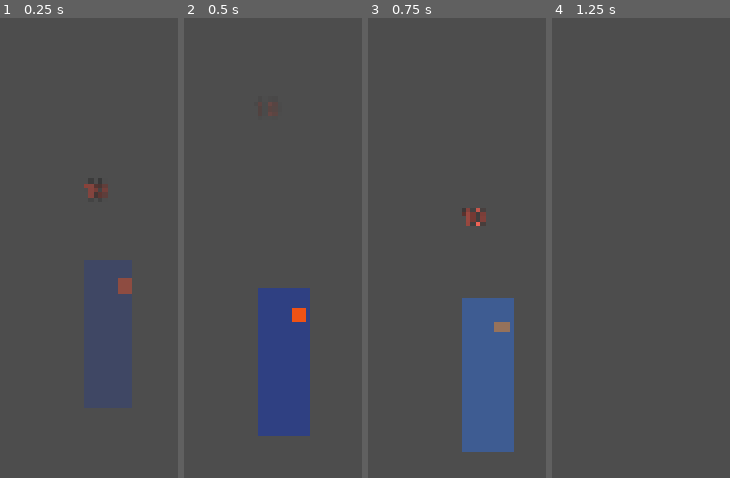
Above: before the commit, frames 1-4 (left to right).
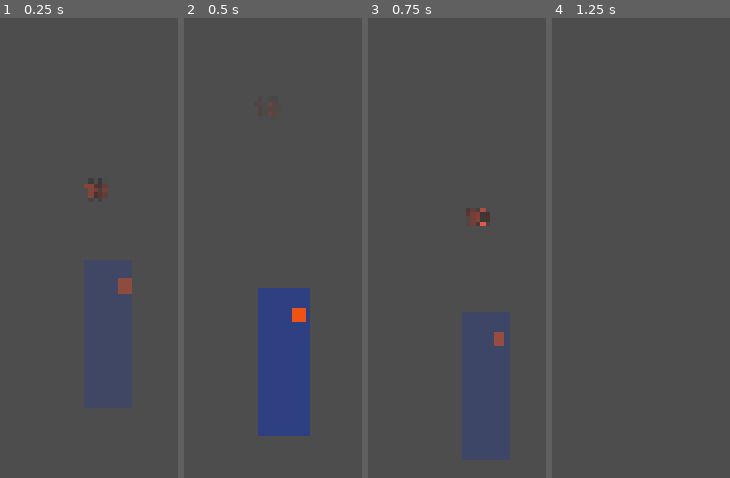
Above: after the commit, the same moments.

Repository: e-fity/self-development-salvation
Game: Godot game, scene res://tests/smoke_test.tscn
Two runs of this game, one before a commit and one after it. Both use one fixed random seed, a clock stepped at 60 frames per second and the inputs below. This scene is started directly instead of the project's main scene.
Inputs (mouse positions are in pixels of both pictures, inside the frame that each line leads up to):
- Up to frame 1 (0.25 s): no input
- Up to frame 2 (0.5 s): no input
- Up to frame 3 (0.75 s): tap Enter (ui_accept) at 0.5 s; move the mouse to (outside the picture) at 0.52 s; hold D (move_right) from 0.53 s (still down); click (outside the picture) at 0.6 s
- Up to frame 4 (1.25 s): keep holding D (move_right); tap Space (jump) at 0.77, 1.07 s; tap Shift (dodge) at 0.8 s

Frames 1-2 are identical in both runs. In frame 3, 11% of the frame differs, in the area x 52-83%, y 41-97%; in frame 4, nothing differs.

Commit message:
feat(game): 落地逆鳞与零点技能、能量条（PRD M2）

Diff:
--- a/game/autoload/game_data.gd
+++ b/game/autoload/game_data.gd
@@ -21,6 +21,13 @@
 	"combo_grace": 0.45,
 	"feedback": {"hurt_knockback": 240.0, "hurt_invuln": 0.5,
 		"respawn_delay": 1.5, "combo_reset": 3.0},
+	"energy": {"max": 100.0, "on_hit": 6.0, "on_kill": 15.0, "on_damage": 10.0},
+	"skill2": {"frames": 10, "startup": 3, "active": 1, "recover": 6,
+		"radius": 120.0, "mult": 1.2, "knockback": 120.0,
+		"cooldown": 10.0, "armor_time": 2.0},
+	"ultimate": {"frames": 24, "startup": 6, "active": 6, "recover": 12,
+		"mult": 4.0, "combo_bonus": 0.005, "combo_bonus_cap": 1.0,
+		"knockback": 160.0, "width": 4800.0, "height": 2400.0},
 	"attacks": [
 		{"startup": 2, "active": 1, "recover": 3, "mult": 1.0, "knockback": 60.0},
 		{"startup": 2, "active": 1, "recover": 3, "mult": 1.0, "knockback": 60.0},
--- a/game/data/player.json
+++ b/game/data/player.json
@@ -19,6 +19,35 @@
     "hurt_invuln": 0.5,
     "respawn_delay": 1.5,
     "combo_reset": 3.0
+  },
+  "energy": {
+    "max": 100.0,
+    "on_hit": 6.0,
+    "on_kill": 15.0,
+    "on_damage": 10.0
+  },
+  "skill2": {
+    "frames": 10,
+    "startup": 3,
+    "active": 1,
+    "recover": 6,
+    "radius": 120.0,
+    "mult": 1.2,
+    "knockback": 120.0,
+    "cooldown": 10.0,
+    "armor_time": 2.0
+  },
+  "ultimate": {
+    "frames": 24,
+    "startup": 6,
+    "active": 6,
+    "recover": 12,
+    "mult": 4.0,
+    "combo_bonus": 0.005,
+    "combo_bonus_cap": 1.0,
+    "knockback": 160.0,
+    "width": 4800.0,
+    "height": 2400.0
   },
   "attacks": [
     {
--- a/game/project.godot
+++ b/game/project.godot
@@ -61,6 +61,16 @@
 "events": [Object(InputEventKey,"resource_local_to_scene":false,"resource_name":"","device":-1,"window_id":0,"alt_press …(190 unchanged characters)…
 ]
 }
+skill2={
+"deadzone": 0.2,
+"events": [Object(InputEventKey,"resource_local_to_scene":false,"resource_name":"","device":-1,"window_id":0,"alt_pressed":false,"shift_pressed":false,"ctrl_pressed":false,"meta_pressed":false,"pressed":false,"keycode":0,"physical_keycode":76,"key_label":0,"unicode":0,"location":0,"echo":false,"script":null)
+]
+}
+ultimate={
+"deadzone": 0.2,
+"events": [Object(InputEventKey,"resource_local_to_scene":false,"resource_name":"","device":-1,"window_id":0,"alt_pressed":false,"shift_pressed":false,"ctrl_pressed":false,"meta_pressed":false,"pressed":false,"keycode":0,"physical_keycode":73,"key_label":0,"unicode":0,"location":0,"echo":false,"script":null)
+]
+}
 dodge={
 "deadzone": 0.2,
 "events": [Object(InputEventKey,"resource_local_to_scene":false,"resource_name":"","device":-1,"window_id":0,"alt_press …(195 unchanged characters)…
--- a/game/scenes/combat/rect_query.gd
+++ b/game/scenes/combat/rect_query.gd
@@ -1,16 +1,22 @@
 class_name RectQuery
 extends RefCounted
-## 可复用的矩形范围查询：shape / query 只在构造时建一次，之后改尺寸和位置就行
-## 木桩和 Boss 的「身前一盒」判定共用这一份，避免在物理帧里反复 new
+## 可复用的范围查询：shape / query 只在构造时建一次，之后改尺寸和位置就行
+## 木桩和 Boss 的「身前一盒」判定用矩形；逆鳞的圆形范围用 circle_bodies
 
 var shape := RectangleShape2D.new()
 var query := PhysicsShapeQueryParameters2D.new()
+
+var _circle := CircleShape2D.new()
+var _circle_query := PhysicsShapeQueryParameters2D.new()
 
 
 func _init() -> void:
 	query.shape = shape
 	query.collide_with_areas = false
 	query.collide_with_bodies = true
+	_circle_query.shape = _circle
+	_circle_query.collide_with_areas = false
+	_circle_query.collide_with_bodies = true
 
 
 ## 以 center 为中心、size 为尺寸查一次物理空间，返回命中的节点
@@ -19,8 +25,21 @@
 	shape.size = size
 	query.transform = Transform2D(0.0, center)
 	query.collision_mask = mask
+	return _colliders(space.intersect_shape(query, max_results))
+
+
+## 以 center 为圆心、radius 为半径查一次，返回命中的节点
+func circle_bodies(space: PhysicsDirectSpaceState2D, center: Vector2, radius: float,
+		mask: int, max_results := 8) -> Array[Node]:
+	_circle.radius = radius
+	_circle_query.transform = Transform2D(0.0, center)
+	_circle_query.collision_mask = mask
+	return _colliders(space.intersect_shape(_circle_query, max_results))
+
+
+func _colliders(hits: Array[Dictionary]) -> Array[Node]:
 	var out: Array[Node] = []
-	for hit in space.intersect_shape(query, max_results):
+	for hit in hits:
 		var node := hit.get("collider") as Node
 		if node != null:
 			out.append(node)
--- a/game/scenes/levels/level.gd
+++ b/game/scenes/levels/level.gd
@@ -66,7 +66,9 @@
 		print("[检查点] 记录 x=%.0f" % respawn_point.x)
 		if _taken >= checkpoints.size():
 			player.hp = player.max_hp
-			print("[神龛] 血已回满")
+			if "energy" in player:
+				player.energy = player.max_energy
+			print("[神龛] 血与能量已回满")
 
 
 func _track_boss() -> void:
--- a/game/scenes/player/player.gd
+++ b/game/scenes/player/player.gd
@@ -1,6 +1,6 @@
 extends CharacterBody2D
-## 「蓝橙」：移动 / 跳跃 / 三连击 / 闪避 / 橙闪（灰盒）
-## 参数：PRD 6.2（移动）· 5.3（帧数据）· 4.3 / 4.5（无敌帧规则）
+## 「蓝橙」：移动 / 跳跃 / 三连击 / 闪避 / 橙闪 / 逆鳞 / 零点（灰盒）
+## 参数：PRD 4.3（帧数据）· 4.5（能量/无敌/霸体）· 5.2（技能）
 
 # ---------------- 数值（来自 data/player.json，Data 负责合并默认值） ----------------
 var fps := 15.0
@@ -42,19 +42,52 @@
 var respawn_delay := 1.5
 var combo_reset_time := 3.0
 
+# 能量（PRD 4.5：命中 +6、击杀 +15、受击 −10，上限 100）
+var max_energy := 100.0
+var energy_on_hit := 6.0
+var energy_on_kill := 15.0
+var energy_on_damage := 10.0
+
+# 逆鳞（L）：10 帧，1–3 起手 / 4 判定 / 5–10 收招，半径 120，10s 冷却，2s 霸体
+var skill2_frames := 10
+var skill2_startup := 3
+var skill2_active := 1
+var skill2_recover := 6
+var skill2_radius := 120.0
+var skill2_mult := 1.2
+var skill2_knockback := 120.0
+var skill2_cooldown := 10.0
+var skill2_armor := 2.0
+
+# 零点（I）：24 帧，1–6 起手 / 7–12 判定+无敌 / 13–24 收招，倍率 4.0 + 连击加成
+var ult_frames := 24
+var ult_startup := 6
+var ult_active := 6
+var ult_recover := 12
+var ult_mult := 4.0
+var ult_combo_bonus := 0.005
+var ult_combo_cap := 1.0
+var ult_knockback := 160.0
+var ult_width := 4800.0
+var ult_height := 2400.0
+
 @export var attack_power := 12.0        # PRD：ATK 初始 12
 @export var hitbox_size := Vector2(100, 130)
 @export var hitbox_offset := Vector2(55, -90)
 
-enum State { IDLE, ATTACK, DODGE, DASH, DEAD }
-const STATE_NAMES := ["待机", "攻击", "闪避", "橙闪", "死亡"]
-
-# 调试面板读这两个
+enum State { IDLE, ATTACK, DODGE, DASH, SKILL2, ULTIMATE, DEAD }
+const STATE_NAMES := ["待机", "攻击", "闪避", "橙闪", "逆鳞", "零点", "死亡"]
+
+# 调试面板读这几个
 var dodge_cd := 0.0
 var dash_cd := 0.0
+var skill2_cd := 0.0
 
 var state: State = State.IDLE
 var invulnerable := false
+
+# 能量（0–max_energy）；零点在判定帧一次性清空
+var energy := 0.0
 
 # 生命
 var max_hp := 100.0
@@ -92,7 +125,10 @@
 var _knock := 0.0
 var _was_on_floor := true        # 受击击退的横向速度，逐帧衰减
 
-var _hit_shape := RectangleShape2D.new()
+## 霸体剩余时间：逆鳞期间受击不打断、不被击退，伤害 ×0.8（PRD 4.5）
+var _super_armor := 0.0
+var _ult_mult := 0.0
+var _rect := RectQuery.new()
 
 const ART_IDLE := "res://art/player/idle.png"
 const ART_HEIGHT := 180.0
@@ -103,7 +139,6 @@
 
 func _ready() -> void:
 	_load_data()
-	_hit_shape.size = hitbox_size
 	slash.visible = false
 	_apply_art()
 
@@ -188,12 +223,44 @@
 	dash_mult = Data.num(ds, "mult", dash_mult)
 	dash_knockback = Data.num(ds, "knockback", dash_knockback)
 
+	var en: Dictionary = d.get("energy", {})
+	max_energy = Data.num(en, "max", max_energy)
+	energy_on_hit = Data.num(en, "on_hit", energy_on_hit)
+	energy_on_kill = Data.num(en, "on_kill", energy_on_kill)
+	energy_on_damage = Data.num(en, "on_damage", energy_on_damage)
+	energy = 0.0
+
+	var s2: Dictionary = d.get("skill2", {})
+	skill2_frames = int(Data.num(s2, "frames", float(skill2_frames)))
+	skill2_startup = int(Data.num(s2, "startup", float(skill2_startup)))
+	skill2_active = int(Data.num(s2, "active", float(skill2_active)))
+	skill2_recover = int(Data.num(s2, "recover", float(skill2_recover)))
+	skill2_radius = Data.num(s2, "radius", skill2_radius)
+	skill2_mult = Data.num(s2, "mult", skill2_mult)
+	skill2_knockback = Data.num(s2, "knockback", skill2_knockback)
+	skill2_cooldown = Data.num(s2, "cooldown", skill2_cooldown)
+	skill2_armor = Data.num(s2, "armor_time", skill2_armor)
+
+	var ul: Dictionary = d.get("ultimate", {})
+	ult_frames = int(Data.num(ul, "frames", float(ult_frames)))
+	ult_startup = int(Data.num(ul, "startup", float(ult_startup)))
+	ult_active = int(Data.num(ul, "active", float(ult_active)))
+	ult_recover = int(Data.num(ul, "recover", float(ult_recover)))
+	ult_mult = Data.num(ul, "mult", ult_mult)
+	ult_combo_bonus = Data.num(ul, "combo_bonus", ult_combo_bonus)
+	ult_combo_cap = Data.num(ul, "combo_bonus_cap", ult_combo_cap)
+	ult_knockback = Data.num(ul, "knockback", ult_knockback)
+	ult_width = Data.num(ul, "width", ult_width)
+	ult_height = Data.num(ul, "height", ult_height)
+
 	_jumps_left = max_jumps
 
 
 func _physics_process(delta: float) -> void:
 	dodge_cd = maxf(0.0, dodge_cd - delta)
 	dash_cd = maxf(0.0, dash_cd - delta)
+	skill2_cd = maxf(0.0, skill2_cd - delta)
+	_super_armor = maxf(0.0, _super_armor - delta)
 
 	# 受击后的短暂无敌 + 闪烁（死亡动画期间不抢 visual.modulate）
 	if _hurt_invuln > 0.0 and not _dead:
@@ -216,6 +283,10 @@
 			_process_dodge(delta)
 		State.DASH:
 			_process_dash(delta)
+		State.SKILL2:
+			_process_skill2(delta)
+		State.ULTIMATE:
+			_process_ultimate(delta)
 		State.DEAD:
 			pass
 		_:
@@ -254,19 +325,32 @@
 func take_damage(amount: float, from_dir: int) -> void:
 	if _dead or invulnerable or _hurt_invuln > 0.0:
 		return
-	hp = maxf(0.0, hp - amount)
+	var dmg := amount
+	if _super_armor > 0.0:
+		dmg *= 0.8                     # 霸体：照常受伤但 ×0.8（PRD 4.5）
+	hp = maxf(0.0, hp - dmg)
 	hits_taken += 1
 	_hurt_invuln = hurt_invuln_time
-	# 击退不能直接写 velocity.x——_process_move 每帧都会覆盖它，会变成 0
-	_knock = from_dir * hurt_knockback
-	Fx.impact(amount, false)   # 挨打也要有停顿和震屏，音效下面单独播
+	_gain_energy(-energy_on_damage)
+
+	# 霸体期间不打断动作、不被击退，只掉血
+	if _super_armor <= 0.0:
+		# 击退不能直接写 velocity.x——_process_move 每帧都会覆盖它，会变成 0
+		_knock = from_dir * hurt_knockback
+		if state == State.ATTACK or state == State.SKILL2 or state == State.ULTIMATE:
+			_end_action()
+
+	Fx.impact(dmg, false)   # 挨打也要有停顿和震屏，音效下面单独播
 	Audio.play_varied("hurt", -2.0)
-	Fx.damage_number(global_position + Vector2(0, -230), amount, Color(1.0, 0.42, 0.36))
-	if state == State.ATTACK:
-		_end_action()
+	Fx.damage_number(global_position + Vector2(0, -230), dmg, Color(1.0, 0.42, 0.36))
 
 	if hp <= 0.0:
 		_die()
+
+
+## 能量增减统一入口：命中/击杀加、受击减，永远夹在 0–max 之间
+func _gain_energy(amount: float) -> void:
+	energy = clampf(energy + amount, 0.0, max_energy)
 
 
 func is_dead() -> bool:
@@ -295,9 +379,11 @@
 		pos = level.respawn_point
 	global_position = pos
 	hp = max_hp
+	energy = 0.0
 	_dead = false
 	state = State.IDLE
 	velocity = Vector2.ZERO
+	_super_armor = 0.0
 	visual.modulate = Color.WHITE
 	_hurt_invuln = 1.0
 	print("[玩家] 已重生，HP %.0f" % hp)
@@ -345,11 +431,15 @@
 		if _grace <= 0.0:
 			_combo_next = 0
 
-	# 优先级：闪避 > 橙闪 > 普攻（地面是三连，空中是跳攻，最多 2 段）
+	# 优先级：闪避 > 橙闪 > 逆鳞 > 零点 > 普攻（地面三连，空中跳攻最多 2 段）
 	if Input.is_action_just_pressed("dodge") and dodge_cd <= 0.0 and is_on_floor():
 		_start_dodge(_input_dir())
 	elif Input.is_action_just_pressed("skill1") and dash_cd <= 0.0:
 		_start_dash()
+	elif Input.is_action_just_pressed("skill2") and skill2_cd <= 0.0 and is_on_floor():
+		_start_skill2()
+	elif Input.is_action_just_pressed("ultimate") and energy >= max_energy and is_on_floor():
+		_start_ultimate()
 	elif _attack_pressed():
 		if is_on_floor():
 			_start_attack(_combo_next)
@@ -521,6 +611,89 @@
 	move_and_slide()
 
 
+# ---------------- 逆鳞（L） ----------------
+func _start_skill2() -> void:
+	state = State.SKILL2
+	_state_time = 0.0
+	_hit_done = false
+	_hit_ids.clear()
+	velocity.x = 0.0
+	slash.visible = false
+	_super_armor = skill2_armor      # 2 秒霸体：起手即生效
+	Audio.play_varied("swing_heavy", -5.0, 0.9)
+
+
+func _process_skill2(delta: float) -> void:
+	_state_time += delta
+	if not is_on_floor():
+		velocity.y += gravity * delta
+
+	var active_from := float(skill2_startup) / fps
+	var active_to := float(skill2_startup + skill2_active) / fps
+	var in_active := _state_time >= active_from and _state_time < active_to
+
+	if in_active and not _hit_done:
+		_hit_done = true
+		# 判定帧才消耗冷却：起手被打断不产生伤害，也不该进 CD（PRD 4.3 硬规则 3）
+		skill2_cd = skill2_cooldown
+		_hit_circle(skill2_mult, skill2_knockback, global_position, skill2_radius)
+		Audio.play("hit_heavy", -4.0, 0.9)
+		Fx.impact(14.0)
+
+	slash.visible = in_active
+
+	# 第 8 帧起可接闪避（PRD 4.3）
+	if _state_time >= float(8) / fps and Input.is_action_just_pressed("dodge") \
+			and dodge_cd <= 0.0 and is_on_floor():
+		_start_dodge(_input_dir())
+		return
+
+	if _state_time >= float(skill2_frames) / fps:
+		_end_action()
+
+	move_and_slide()
+
+
+# ---------------- 零点（I） ----------------
+func _start_ultimate() -> void:
+	state = State.ULTIMATE
+	_state_time = 0.0
+	_hit_done = false
+	_hit_ids.clear()
+	_ult_mult = ult_mult
+	velocity.x = 0.0
+	slash.visible = false
+	Audio.play_varied("swing_heavy", -2.0, 0.7)
+
+
+func _process_ultimate(delta: float) -> void:
+	_state_time += delta
+	if not is_on_floor():
+		velocity.y += gravity * delta
+
+	var active_from := float(ult_startup) / fps
+	var active_to := float(ult_startup + ult_active) / fps
+	var in_active := _state_time >= active_from and _state_time < active_to
+	invulnerable = in_active           # 7–12 帧无敌（PRD 4.3 / 4.5）
+	_apply_visual_alpha()
+
+	if in_active and not _hit_done:
+		_hit_done = true
+		var bonus := minf(float(combo) * ult_combo_bonus, ult_combo_cap)
+		_ult_mult = ult_mult * (1.0 + bonus)
+		_hit_rect(_ult_mult, ult_knockback, global_position, Vector2(ult_width, ult_height), 64)
+		energy = 0.0                   # 判定帧清空能量；放在命中之后，避免把这一刀的 +6 又收回来
+		Audio.play("hit_heavy", -2.0, 0.7)
+		Fx.impact(40.0)
+
+	slash.visible = in_active
+
+	if _state_time >= float(ult_frames) / fps:
+		_end_action()
+
+	move_and_slide()
+
+
 # ---------------- 公共 ----------------
 func _end_action() -> void:
 	state = State.IDLE
@@ -540,20 +713,29 @@
 
 
 func _do_hit(mult: float, knockback: float, offset: Vector2) -> void:
-	var space := get_world_2d().direct_space_state
-	var query := PhysicsShapeQueryParameters2D.new()
-	query.shape = _hit_shape
-	query.transform = Transform2D(0.0, global_position + Vector2(offset.x * _facing, offset.y))
-	query.collision_mask = 2
-	query.exclude = [get_rid()]
-
-	var hits := space.intersect_shape(query, 8)
+	var center := global_position + Vector2(offset.x * _facing, offset.y)
+	_hit_rect(mult, knockback, center, hitbox_size)
+
+
+## 矩形判定：普攻 / 跳攻 / 橙闪 / 零点
+func _hit_rect(mult: float, knockback: float, center: Vector2, size: Vector2,
+		max_targets := 8) -> void:
+	var targets := _rect.bodies(get_world_2d().direct_space_state, center, size, 2, max_targets)
+	_apply_hits(targets, mult, knockback)
+
+
+## 圆形判定：逆鳞（半径 120）
+func _hit_circle(mult: float, knockback: float, center: Vector2, radius: float) -> void:
+	var targets := _rect.circle_bodies(get_world_2d().direct_space_state, center, radius, 2, 12)
+	_apply_hits(targets, mult, knockback)
+
+
+func _apply_hits(targets: Array[Node], mult: float, knockback: float) -> void:
 	var hit_any := false
 	var biggest := 0.0
 
-	for h in hits:
-		var body = h["collider"]
-		if body == null or not body.has_method("take_hit"):
+	for body in targets:
+		if not body.has_method("take_hit"):
 			continue
 		# 同一次动作对同一目标只结算一次
 		if _hit_ids.has(body.get_instance_id()):
@@ -564,6 +746,9 @@
 		var dmg := _damage_against(mult, body)
 		body.take_hit(dmg, _facing, knockback)
 		Fx.damage_number(body.global_position + Vector2(0, -215), dmg)
+		_gain_energy(energy_on_hit)
+		if bool(body.get("_dead")):
+			_gain_energy(energy_on_kill)
 		hit_any = true
 		biggest = maxf(biggest, dmg)
 
--- a/game/scenes/ui/hud.gd
+++ b/game/scenes/ui/hud.gd
@@ -7,6 +7,8 @@
 var _player: Node
 var _fill: ColorRect
 var _label: Label
+var _energy_fill: ColorRect
+var _skill_label: Label
 
 var _boss_bar: ColorRect
 var _boss_bg: ColorRect
@@ -38,6 +40,28 @@
 	_label.add_theme_font_size_override("font_size", 20)
 	_label.add_theme_color_override("font_color", Color(0.9, 0.93, 1.0))
 	add_child(_label)
+
+	# 能量条：血条正下方，橙黄；满能量时零点可用
+	var eb := ColorRect.new()
+	eb.position = Vector2(24, 92)
+	eb.size = Vector2(BAR_W + 6, 16)
+	eb.color = Color(0.04, 0.05, 0.07, 0.85)
+	add_child(eb)
+
+	_energy_fill = ColorRect.new()
+	_energy_fill.position = Vector2(27, 95)
+	_energy_fill.size = Vector2(0, 10)
+	_energy_fill.color = Color(0.95, 0.62, 0.18)
+	add_child(_energy_fill)
+
+	# 右下角：逆鳞冷却 / 零点能量状态（PRD 战斗 HUD）
+	_skill_label = Label.new()
+	_skill_label.position = Vector2(1360, 1000)
+	_skill_label.size = Vector2(520, 40)
+	_skill_label.horizontal_alignment = HORIZONTAL_ALIGNMENT_RIGHT
+	_skill_label.add_theme_font_size_override("font_size", 22)
+	_skill_label.add_theme_color_override("font_color", Color(0.92, 0.94, 1.0))
+	add_child(_skill_label)
 
 	# Boss 血条（屏幕上方居中）
 	_boss_bg = ColorRect.new()
@@ -88,6 +112,19 @@
 		_fill.size.x = BAR_W * ratio
 		_label.text = "HP  %d / %d" % [int(ceil(_player.hp)), int(_player.max_hp)]
 
+		var max_energy: float = _player.max_energy if "max_energy" in _player else 100.0
+		var energy: float = _player.energy if "energy" in _player else 0.0
+		_energy_fill.size.x = BAR_W * clampf(energy / maxf(max_energy, 1.0), 0.0, 1.0)
+		var ready := energy >= max_energy
+		var cd: float = _player.skill2_cd if "skill2_cd" in _player else 0.0
+		_skill_label.text = "L 逆鳞 %s    ·    I 零点 %s" % [
+			"就绪" if cd <= 0.0 else "%.1fs" % cd,
+			"就绪" if ready else "%.0f%%" % (energy / maxf(max_energy, 1.0) * 100.0),
+		]
+		_skill_label.add_theme_color_override(
+			"font_color", Color(1.0, 0.86, 0.4) if ready else Color(0.92, 0.94, 1.0)
+		)
+
 		if _player.combo >= 2:
 			_combo_label.visible = true
 			_combo_label.text = "%d 连击" % _player.combo
--- a/game/scenes/ui/tutorial.gd
+++ b/game/scenes/ui/tutorial.gd
@@ -67,7 +67,7 @@
 	if x > HINT_DODGE_X:
 		_hint("dodge", "Shift 闪避 · 前 3 帧无敌")
 	if x > HINT_SKILL_X:
-		_hint("skills", "K 橙闪突进 · 冲刺帧带无敌，可以穿过攻击")
+		_hint("skills", "K 橙闪突进 · L 逆鳞范围击退 · I 能量满时放零点")
 	if int(_player.get("hits_taken")) > 0:
 		_hint("hurt", "被击中后有一小段无敌时间——先拉开，再反击")
 	# Boss 提示按距离触发，不能按「场景里有没有 Boss」——Boss 一开局就在场景里
--- a/game/tests/smoke_test.gd
+++ b/game/tests/smoke_test.gd
@@ -63,6 +63,9 @@
 	_check(Data.boss.has("combo"), "boss.json 含 combo")
 	_check_eq(Data.player["attacks"].size(), 3, "玩家三段普攻")
 	_check_eq(Data.num(Data.enemies["melee"], "attack_range", 0.0), 70.0, "木桩攻击距离取自 JSON")
+	_check_eq(Data.num(Data.player["energy"], "max", 0.0), 100.0, "能量上限取自 JSON")
+	_check_eq(Data.num(Data.player["skill2"], "cooldown", 0.0), 10.0, "逆鳞冷却取自 JSON")
+	_check_eq(Data.num(Data.player["ultimate"], "mult", 0.0), 4.0, "零点倍率取自 JSON")
 
 	# 类型兜底：字符串不该被当成数字
 	_check_eq(Data.num({"v": "坏值"}, "v", 5.0), 5.0, "num() 拒绝字符串")
@@ -196,10 +199,20 @@
 	_check_eq(float(player.hp), float(player.max_hp), "初始满血")
 	_check_eq(float(player.hurt_knockback), 240.0, "feedback 击退取自 player.json")
 	_check_eq(float(player.combo_reset_time), 3.0, "feedback 连击窗口取自 player.json")
+	_check_eq(float(player.skill2_cooldown), 10.0, "逆鳞冷却取自 player.json")
+	_check_eq(float(player.ult_mult), 4.0, "零点倍率取自 player.json")
+
+	# 能量：初始 0、命中 +6、上限 100、受击 −10（PRD 4.5）
+	_check_eq(float(player.energy), 0.0, "初始能量为 0")
+	player.call("_gain_energy", 6.0)
+	_check_eq(float(player.energy), 6.0, "命中一次 +6 能量")
+	player.call("_gain_energy", 1000.0)
+	_check_eq(float(player.energy), float(player.max_energy), "能量封顶 100")
 
 	player.take_damage(10.0, 1)
 	_check_eq(float(player.hp), float(player.max_hp) - 10.0, "受伤扣血")
 	_check_eq(int(player.hits_taken), 1, "受伤计数")
+	_check_eq(float(player.energy), 90.0, "受击 −10 能量")
 	player.take_damage(10.0, 1)
 	_check_eq(float(player.hp), float(player.max_hp) - 10.0, "无敌帧内二次受伤被忽略")
 
@@ -214,7 +227,33 @@
 	plain.free()
 	var armed := ArmedTarget.new()
 	_check_eq(player.call("_damage_against", 1.0, armed), 7.0, "目标 defense 参与减伤")
+	_check(is_equal_approx(player.call("_damage_against", 1.2, armed), 9.4), "逆鳞倍率参与伤害")
 	armed.free()
+
+	# 逆鳞：判定帧才消耗冷却，起手期 2s 霸体
+	player.call("_start_skill2")
+	_check_eq(int(player.state), int(player.State.SKILL2), "逆鳞进入起手状态")
+	_check(player.get("_super_armor") > 1.5, "逆鳞起手即有 2s 霸体")
+	player.set("_state_time", float(player.skill2_startup) / float(player.fps))
+	player.call("_process_skill2", 0.0)
+	_check_eq(float(player.skill2_cd), 10.0, "逆鳞判定帧消耗 10s 冷却")
+
+	# 零点：判定帧清空能量，20 连击时 4.0 × 1.1 = 4.4 倍
+	player.set("state", player.State.IDLE)
+	player.set("energy", player.max_energy)
+	player.set("combo", 20)
+	player.call("_start_ultimate")
+	player.set("_state_time", float(player.ult_startup) / float(player.fps))
+	player.call("_process_ultimate", 0.0)
+	_check_eq(float(player.energy), 0.0, "零点判定帧清空能量")
+	_check(is_equal_approx(float(player.get("_ult_mult")), 4.4), "零点吃 20 连击加成到 4.4 倍")
+
+	# 收尾：回到待机，避免影响后面的闪避/红闪断言
+	player.set("state", player.State.IDLE)
+	player.invulnerable = false
+	player.set("energy", 0.0)
+	player.set("combo", 0)
+	player.call("_apply_visual_alpha")
 
 	# P2-5：红闪在闪避/橙闪期间到期时，不能把红色残留到动作结束
 	player.set("_hurt_invuln", 0.05)
Not shown, changed: docs/代码审查报告.md
Not shown, changed: docs/代码规约.md
Not shown, changed: docs/工程规范.md
Not shown, changed: docs/架构与逻辑说明.md
